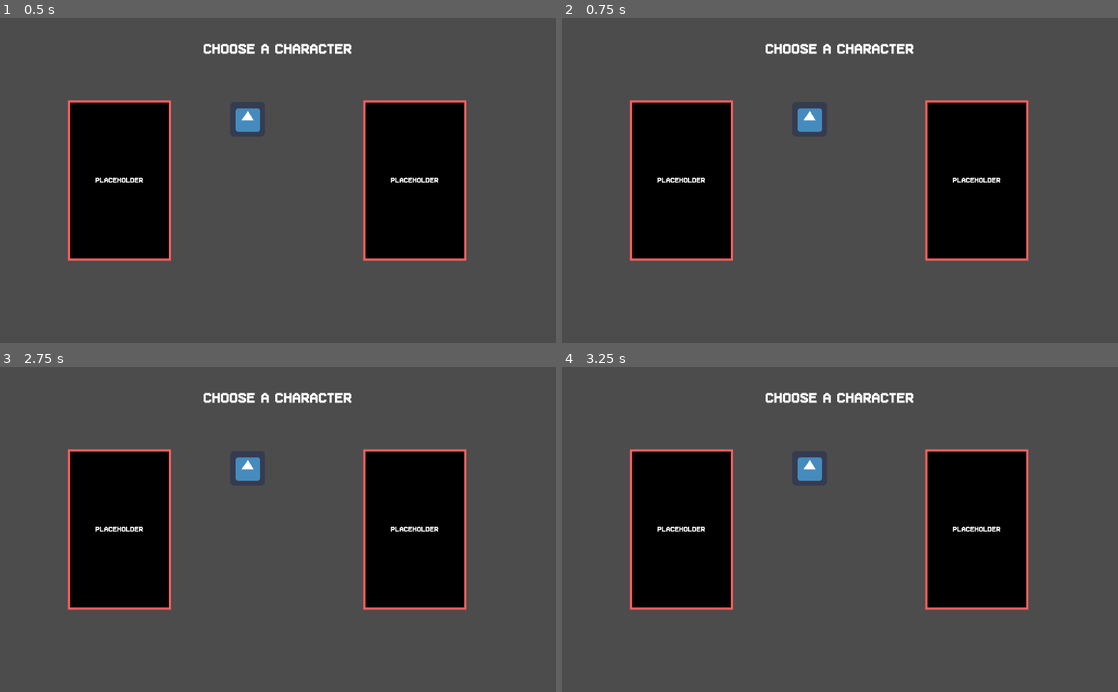
Above: before the commit, frames 1-4 (two rows, left to right).
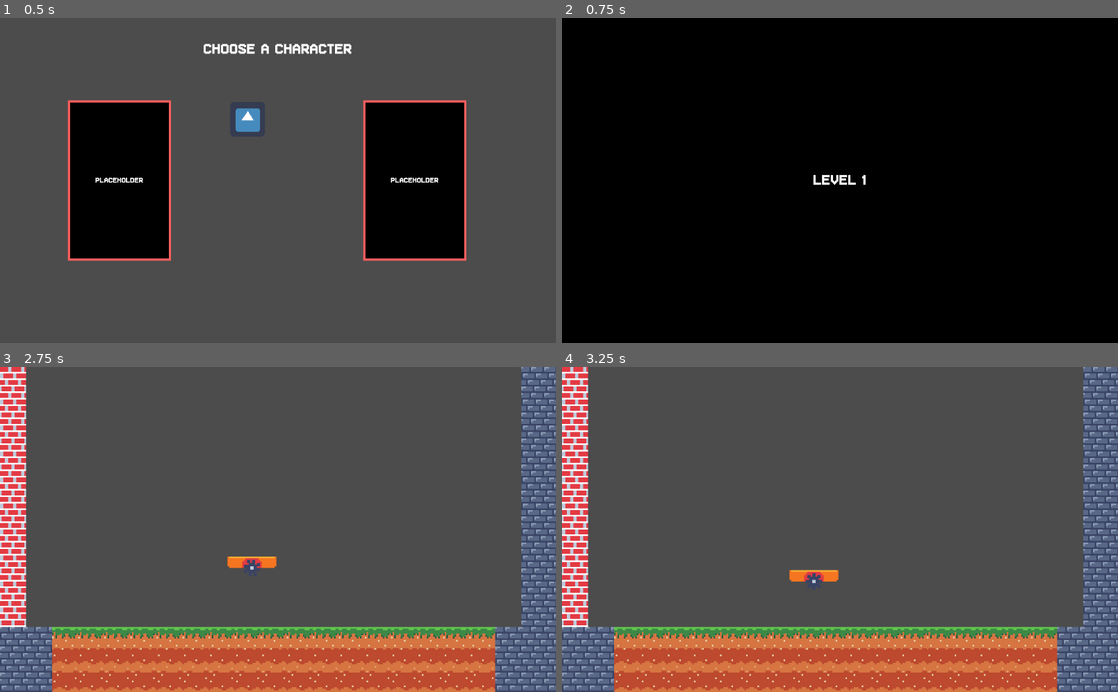
Above: after the commit, the same moments.

Repository: error-27/gmtk2023
Game: Godot game, scene res://scenes/CharacterSelect.tscn
Two runs of this game, one before a commit and one after it. Both use one fixed random seed, a clock stepped at 60 frames per second and the inputs below. This scene is started directly instead of the project's main scene. The engine's default icon, where the game draws it, is replaced by a stand-in: a white triangle on a blue panel in a dark square.
Inputs (mouse positions are in pixels of both pictures, inside the frame that each line leads up to):
- Up to frame 1 (0.5 s): no input
- Up to frame 2 (0.75 s): click (840, 180) at 0.5 s
- Up to frame 3 (2.75 s): click (278, 529) at 1.27 s; click (278, 529) at 2.02 s
- Up to frame 4 (3.25 s): move the mouse to (962, 513) at 2.77 s; click (962, 513) at 2.92 s

Frame 1 is identical in both runs. In frame 2, 83% of the frame differs, in the area x 0-100%, y 0-100%; in frame 3, 48%; in frame 4, 48%.

Commit message:
Connect level to game

Diff:
--- a/scripts/ui/CharacterSelect.gd
+++ b/scripts/ui/CharacterSelect.gd
@@ -1,4 +1,9 @@
 extends Control
 
 func _selected():
-	print("Should change to first level")
+	var intro_res = preload("res://scenes/level/LevelIntro.tscn")
+	var intro = intro_res.instance()
+	intro.level_num = 1
+	intro.next_lvl = "res://scenes/level/Demo1.tscn"
+	get_viewport().add_child(intro)
+	queue_free()
